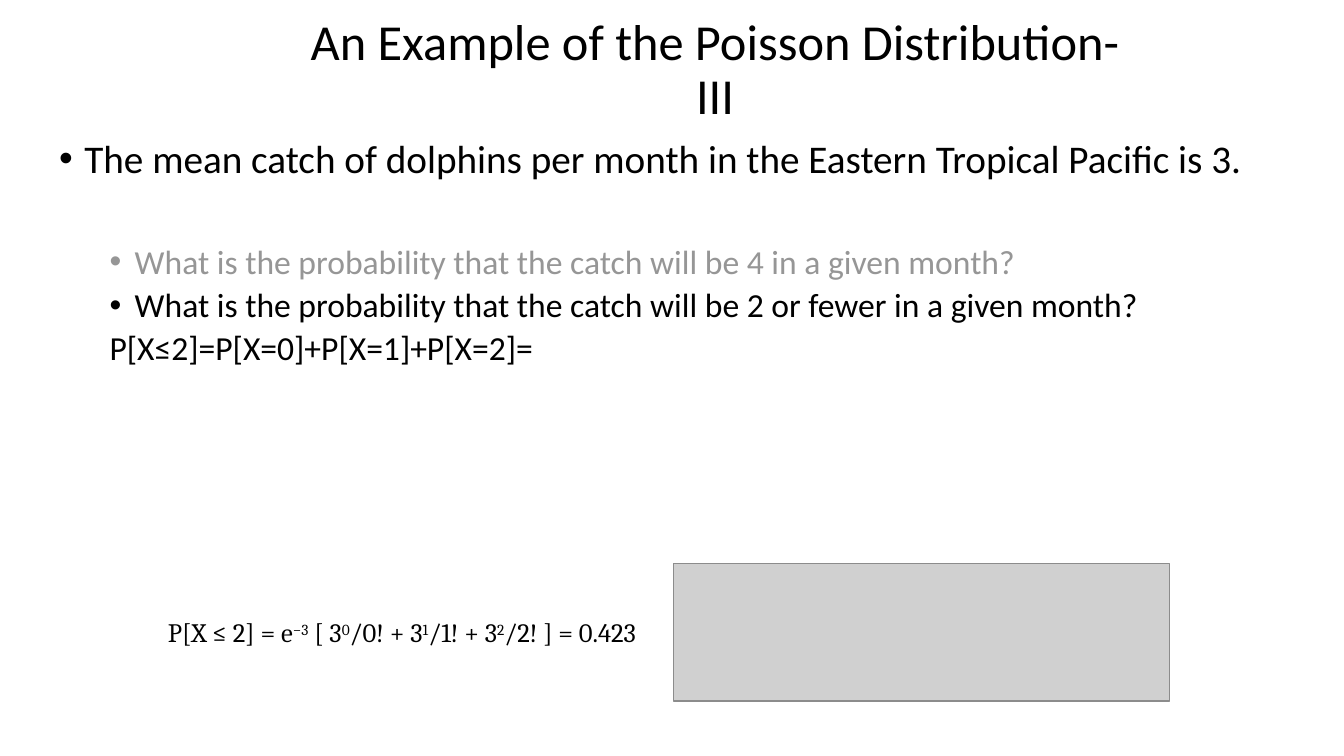
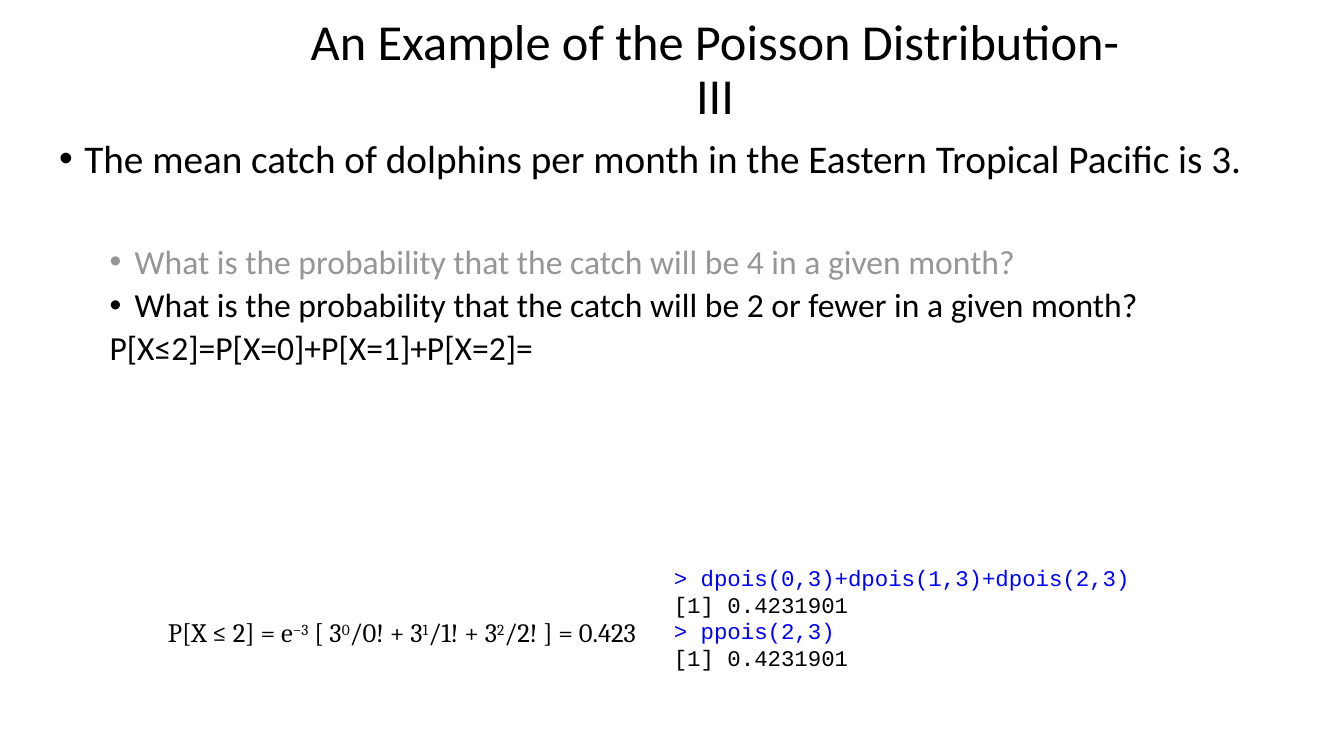
Before and after one commit to taaltree/FW536, a slide deck: slide 34 of Day1_Probability/FW536_Day1_Afternoon Distributions I_accessible.pptx. Drawn at 1344x756 pixels with LibreOffice and Linux fonts; fonts in the diff are those of the drawing; grey boxes stand for pictures. Boxes give left, top, right and bottom in pixels: in the first picture for what was removed or moved away, otherwise in the second. Text is boxed around its words. In the diff, an @@ line names an element or a change of style, - is before the commit and + after.

```diff
--- a/Day1_Probability/FW536_Day1_Afternoon Distributions I_accessible.pptx
+++ b/Day1_Probability/FW536_Day1_Afternoon Distributions I_accessible.pptx
@@ picture removed at <box>675,564,1171,701</box> @@
@@ text added at <box>674,570,1130,671</box>, 16 pt, text #0000FF @@
+> dpois(0,3)+dpois(1,3)+dpois(2,3)
+[1] 0.4231901
+> ppois(2,3)
+[1] 0.4231901
```
Also in this commit, not shown: 5 other slides changed.
